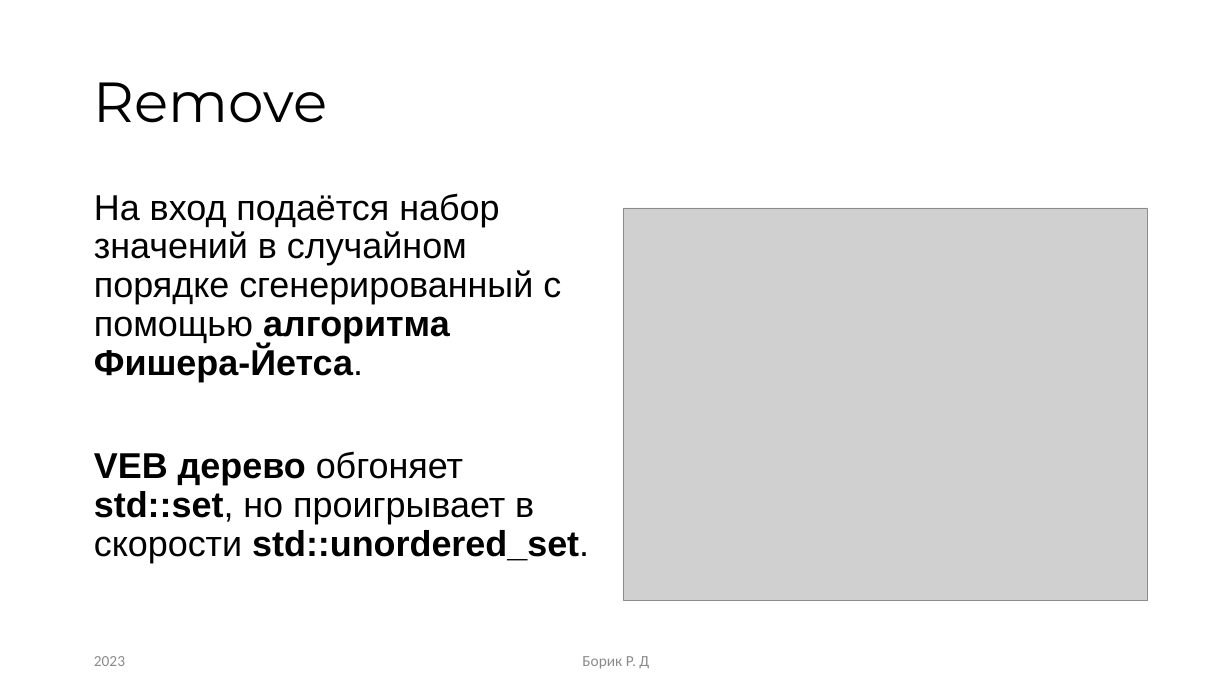
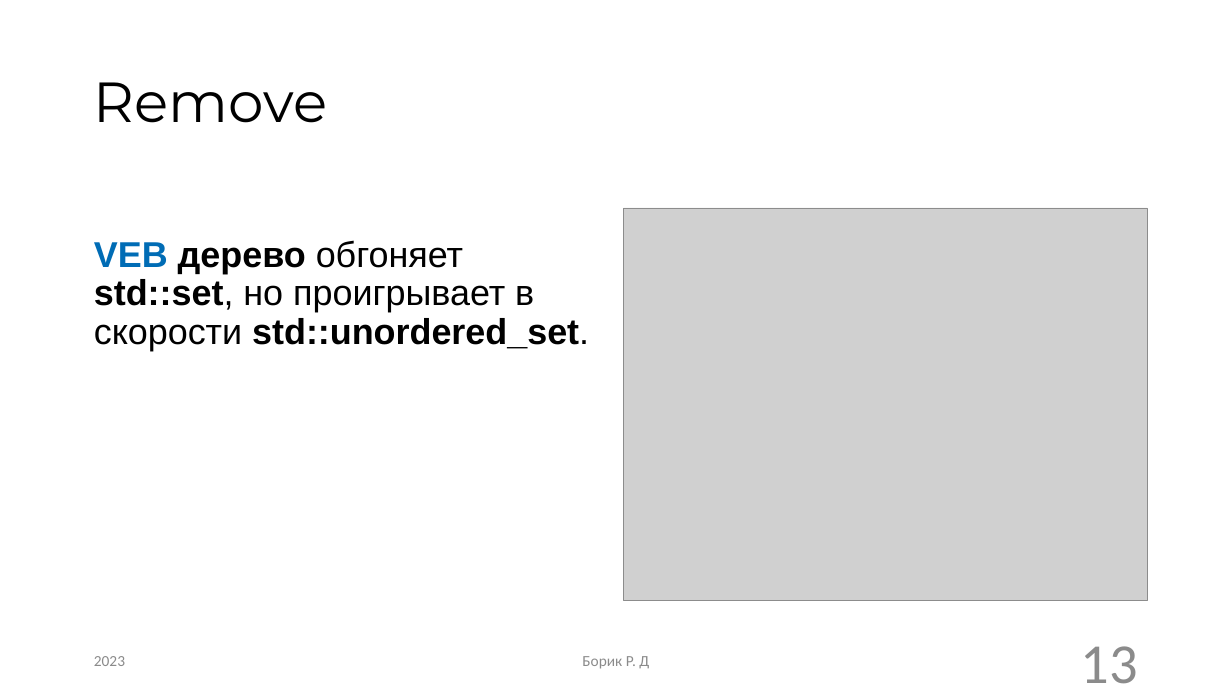
Before and after one commit to RandomServant/Van-Emde-Boas-tree, a slide deck: slide 13 of Presentation van Emde Boas tree.pptx (slide 17 before the commit). Drawn at 1232x693 pixels with LibreOffice and Linux fonts; fonts in the diff are those of the drawing; grey boxes stand for pictures. Boxes give left, top, right and bottom in pixels: in the first picture for what was removed or moved away, otherwise in the second. Text is boxed around its words. In the diff, an @@ line names an element or a change of style, - is before the commit and + after.

```diff
--- a/Presentation van Emde Boas tree.pptx
+++ b/Presentation van Emde Boas tree.pptx
@@ text at [94, 193, 561, 382]: paragraph removed @@
-На вход подаётся набор значений в случайном порядке сгенерированный с помощью алгоритма Фишера-Йетса.
@@ text "VEB дерево обгоняет std::set, но ...": place and size @@
-text "VEB дерево обгоняет std::set, но ..." at [94, 193, 589, 563]
+text "VEB дерево обгоняет std::set, но ..." at [94, 240, 589, 351]
@@ text "VEB дерево обгоняет std::set, но ..." at [94, 240, 589, 351]: text colour #000000 to #006CB5 in "VEB" @@
@@ page number added at [1081, 646, 1138, 684], 44 pt, text #8C8C8C @@
+13
```
Also in this commit, not shown: 15 other slides changed, 1 slide added, 5 slides removed.
